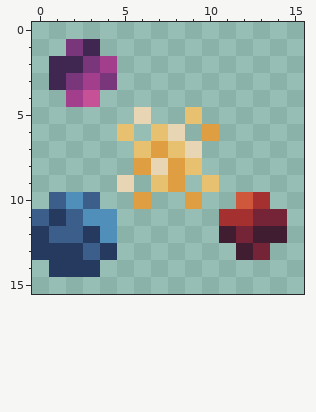
Two states of a pixel-art sprite, games/plachemy/assets/planetary_system.png. The picture above is the old version.
The file is 16x16 pixels.
The result:
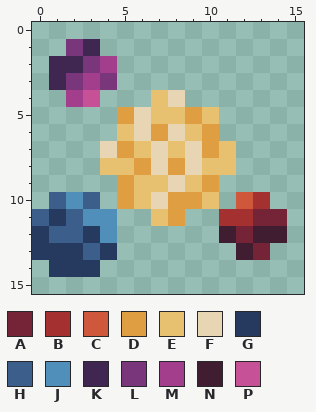
Palette (. is transparent): A #752438  B #a53030  C #cf573c  D #de9e41  E #e8c170  F #e7d5b3  G #253a5e  H #3c5e8b  J #4f8fba  K #402751  L #7a367b  M #a23e8c  N #411d31  P #c65197
The exact change:
Colour D now appears in row 5 at x 5; in row 7 at x 5 and 10; in row 10 at x 5 and 8; in row 11 at x 8.
The author changed colour E to colour D in row 5 at x 9; in row 6 at x 7; in row 9 at x 10.
The author changed colour F to colour D in row 9 at x 5.
Colour E now appears in row 4 at x 7; in row 5 at x 7 to 8 and 10; in row 6 at x 9; in row 7 at x 11; in row 8 at x 4 to 5 and 10 to 11; in row 9 at x 6 and 9.
Colour E now appears in row 10 at x 10; in row 11 at x 7.
The author changed colour D to colour E in row 10 at x 6.
Colour F now appears in row 4 at x 8; in row 6 at x 6; in row 7 at x 4; in row 10 at x 7.
The author changed colour D to colour F in row 7 at x 7; in row 9 at x 8.
The author changed colour E to colour F in row 8 at x 9.
